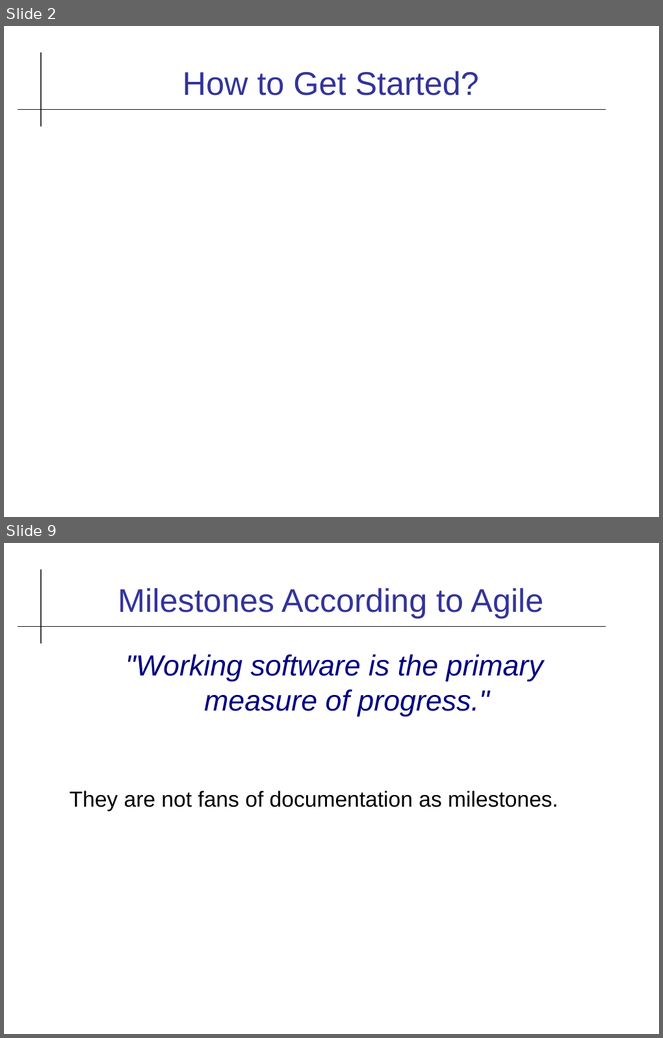
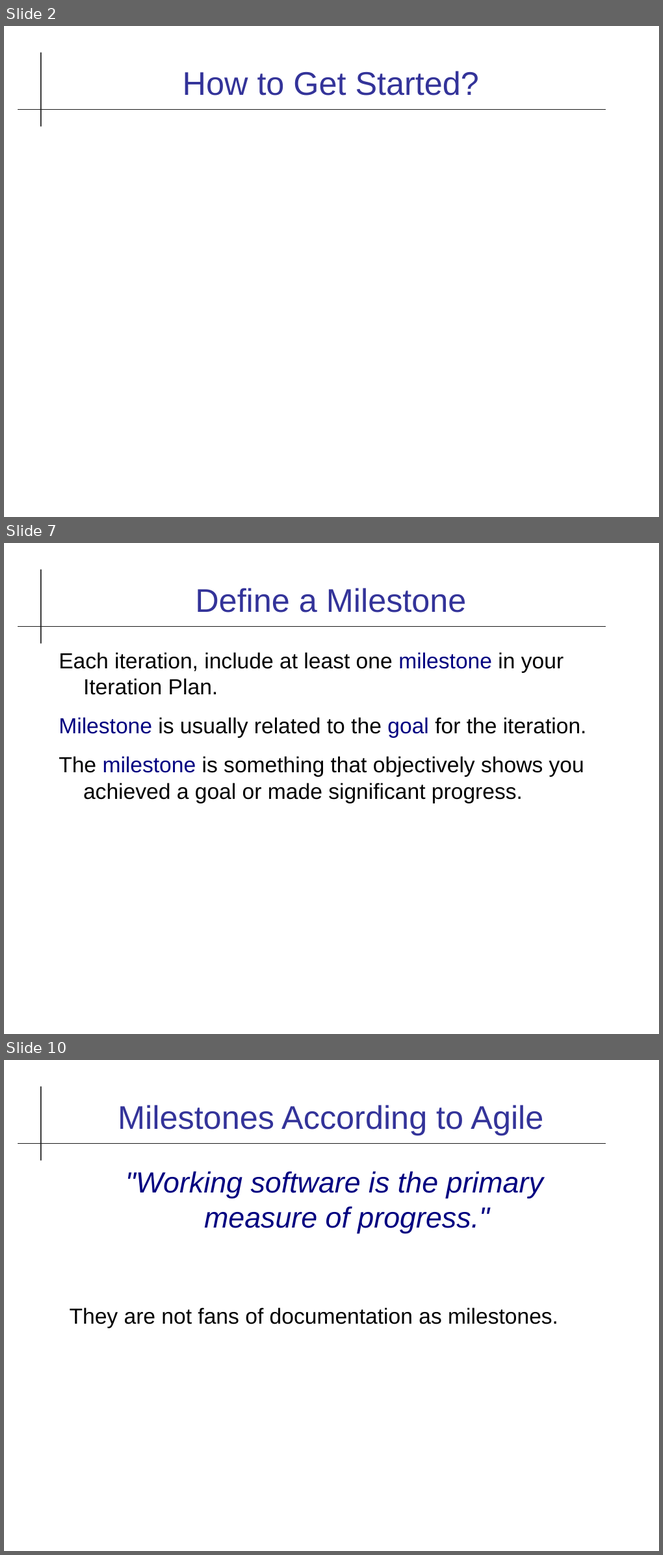
Before and after one commit to cpske/ISP, a slide deck: assignment/project/Iteration1.odp. Shown one above the other, each under a label of ours: slides 2 and 9 before the commit, slides 2, 7 and 10 after it; the slides between them are not shown. The pictures are 663x1038 and 663x1555 pixels, drawn with LibreOffice and Linux fonts; fonts in the diff are those of the drawing. Boxes give left, top, right and bottom in pixels: in the first picture for what was removed or moved away, otherwise in the second. Text is boxed around its words. In the diff, an @@ line names an element or a change of style, - is before the commit and + after.

```diff
--- a/assignment/project/Iteration1.odp
+++ b/assignment/project/Iteration1.odp
@@ slide 7 added at (x1=4, y1=543, x2=659, y2=1034), background #FFFFFF; not listed: 2 template elements that a slide beside it also shows @@
@@ title added at (x1=195, y1=588, x2=467, y2=613), 36 pt, text #333399 @@
+Define a Milestone
@@ text added at (x1=59, y1=652, x2=587, y2=804), 24 pt, text #000000 @@
+Each iteration, include at least one milestone in your Iteration Plan.
+Milestone is usually related to the goal for the iteration.
+The milestone is something that objectively shows you achieved a goal or made significant progress.
@@ what was slide 9 is now slide 10 @@
```
Also in this commit, not shown: 10 slides changed, 3 other slides added, 3 slides removed, 6 other files.
